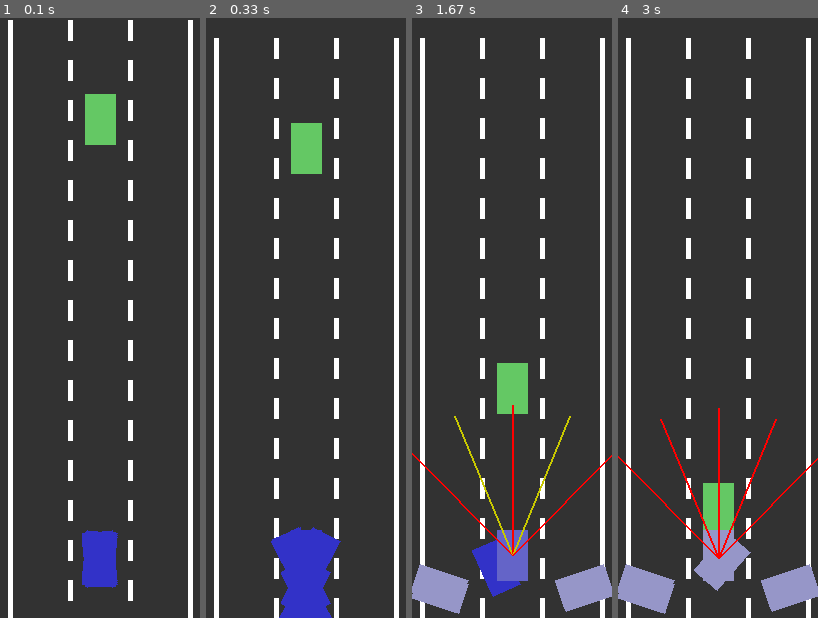
Above: before the commit, frames 1-4 (left to right).
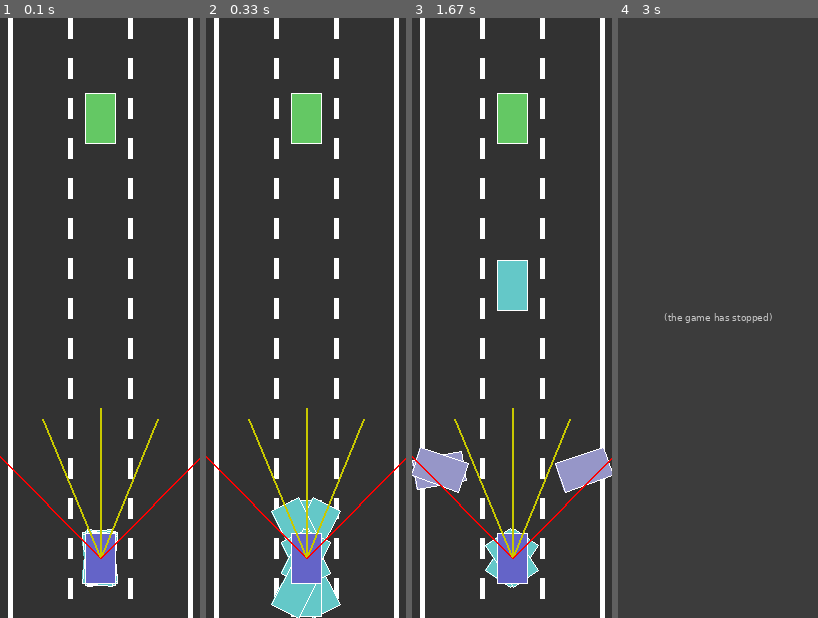
Above: after the commit, the same moments.

Repository: kc-raahi/self-driving-car-sim
Game: pygame game, started from car.py
Two runs of this game, one before a commit and one after it. Both use one fixed random seed, a clock stepped at 60 frames per second and the inputs below.
Inputs:
- Up to frame 1 (0.1 s): no input
- Up to frame 2 (0.33 s): no input
- Up to frame 3 (1.67 s): no input
- Up to frame 4 (3 s): no input

The runs differ from the first frame. In frame 1, 3.2% of the frame differs, in the area x 0-100%, y 0-98%; in frame 2, 12%; in frame 3, 17%, in the area x 0-100%, y 0-100%; in frame 4, 14%.
After the commit the program exited at 1.68 s; later frames show no game.

Commit message:
20230721 - fix the best car finder, drawing dead cars function

Diff:
--- a/car.py
+++ b/car.py
@@ -1,9 +1,11 @@
-from random import random
-
+import random
 import pygame
 import math
 
+from performance import dump, stop, start
+
 pygame.init()
+random.seed(10)
 
 CAR_SIZE_X = 30
 CAR_SIZE_Y = 50
@@ -18,7 +20,7 @@
 DASH_HEIGHT = 20
 DRIVER_COL = (100, 100, 200)
 DRIVER_DAMAGED_COL = (150, 150, 200)
-DRIVER_SECONDARY_COL = (50, 50, 200)
+DRIVER_SECONDARY_COL = (100, 200, 200)
 TRAFFIC_COL = (100, 200, 100)
 
 
@@ -27,9 +29,11 @@
 
 
 def get_ray_intersection(length, angle, my_driver, my_traffic):
+    sin_factor = math.sin(angle)
+    cos_factor = math.cos(angle)
     for i in range(length):
-        ray_point_x = my_driver.x - i * math.sin(angle)
-        ray_point_y = my_driver.y - i * math.cos(angle)
+        ray_point_x = my_driver.x - i * sin_factor
+        ray_point_y = my_driver.y - i * cos_factor
         if ray_point_x < 0 or ray_point_x > SCREEN_WIDTH:
             return ray_point_x, ray_point_y, i / length
         for car in my_traffic:
@@ -37,6 +41,63 @@
             y_check = car.y - CAR_SIZE_Y / 2 <= ray_point_y <= car.y + CAR_SIZE_Y / 2
             if x_check and y_check:
                 return ray_point_x, ray_point_y, i / length
+
+    return None
+
+
+
+
+def get_ray_intersection_new(length, angle, my_driver, my_traffic):
+    ray_start_pt = (my_driver.x, my_driver.y)
+    ray_end_pt = (my_driver.x - length * math.sin(angle), my_driver.y - length * math.cos(angle))
+    pt = None
+
+    # check surrounding traffic
+    for car in my_traffic:
+        # top left corner, rotate counterclockwise
+        pt1 = (car.x - CAR_SIZE_X / 2, car.y - CAR_SIZE_Y / 2)
+        pt2 = (car.x - CAR_SIZE_X / 2, car.y + CAR_SIZE_Y / 2)
+        pt3 = (car.x + CAR_SIZE_X / 2, car.y + CAR_SIZE_Y / 2)
+        pt4 = (car.x + CAR_SIZE_X / 2, car.y - CAR_SIZE_Y / 2)
+        d1 = math.sqrt(math.pow(pt1[0] - my_driver.x, 2) + math.pow(pt1[1] - my_driver.y, 2))
+        d2 = math.sqrt(math.pow(pt2[0] - my_driver.x, 2) + math.pow(pt2[1] - my_driver.y, 2))
+        d3 = math.sqrt(math.pow(pt3[0] - my_driver.x, 2) + math.pow(pt3[1] - my_driver.y, 2))
+        d4 = math.sqrt(math.pow(pt4[0] - my_driver.x, 2) + math.pow(pt4[1] - my_driver.y, 2))
+        theta1 = math.atan2(pt1[1] - my_driver.y, pt1[0] - my_driver.x)
+        theta2 = math.atan2(pt2[1] - my_driver.y, pt2[0] - my_driver.x)
+        theta3 = math.atan2(pt3[1] - my_driver.y, pt3[0] - my_driver.x)
+        theta4 = math.atan2(pt4[1] - my_driver.y, pt4[0] - my_driver.x)
+        angles = sorted([theta1, theta2, theta3, theta4])
+        ds = sorted([d1, d2, d3, d4])
+        if angles[0] <= angle <= angles[3] and ds[0] <= length:
+            x, y = 0, 0
+            if theta3 > angle >= 0:                             # right side of car
+                x = car.x + CAR_SIZE_X / 2
+                y = my_driver.y - x * math.tan(angle)
+            if angle >= theta3 and angle >= 0:                  # bottom of car
+                y = car.y + CAR_SIZE_Y / 2
+                x = my_driver.x - y * math.cos(angle) / math.sin(angle)
+            if theta2 <= angle < 0:                             # left side of car
+                x = car.x - CAR_SIZE_X / 2
+                y = my_driver.y - x * math.tan(angle)
+            if angle < theta2 and angle < 0:
+                y = car.y + CAR_SIZE_Y / 2
+                x = my_driver.x + y * math.cos(angle) / math.sin(angle)
+
+            return x, y, math.sqrt(math.pow(car.x - x, 2) + math.pow(car.y - y, 2)) / length
+
+    # check if ray intersects the sides
+    left_intersection = ray_end_pt[0] < 0
+    right_intersection = ray_end_pt[0] > SCREEN_WIDTH
+
+    if left_intersection:
+        y = my_driver.x * math.tan(angle)
+        return 0, my_driver.y - y, math.sqrt(math.pow(my_driver.x, 2) + math.pow(y, 2))
+
+    if right_intersection:
+        x = SCREEN_WIDTH - my_driver.x
+        y = x * math.tan(angle)
+        return SCREEN_WIDTH, my_driver.y - y, math.sqrt(math.pow(x, 2) + math.pow(y, 2))
 
     return None
 
@@ -174,7 +235,7 @@
         self.right = False
 
     def update_and_draw(self, my_road, my_screen):
-
+        start("a")
         if self.alive:
             if self.up:
                 self._accel()
@@ -190,7 +251,11 @@
             y = self.y - my_road.y
             self.get_polygon(y)
 
+        stop("a")
+
         col = (0, 0, 0)
+
+        start("b")
         if self.traffic:
             col = TRAFFIC_COL
         else:
@@ -202,17 +267,29 @@
             else:
                 col = DRIVER_DAMAGED_COL
 
+        start("b.1")
         pygame.draw.polygon(my_screen, col, self.corners)
+        pygame.draw.polygon(my_screen, (255, 255, 255), self.corners, width=1)
+        stop("b.1")
+        start("b.2")
         if not self.traffic:
+            start("b.2.3")
             self.sensors.update_and_draw(self.sensors.car, my_screen, my_road)
+            stop("b.2.3")
             offsets = []
             for i in range(self.sensors.num_rays):
+                start("get_ray_intersection")
                 intersection = get_ray_intersection(self.sensors.ray_len, self.sensors.ray_angles[i],
                                                     self.sensors.car, my_road.traffic)
+                stop("get_ray_intersection")
                 p = 0 if intersection is None else 1 - intersection[2]
                 offsets.append(p)
+            start("b.2.2")
             outputs = network_feed_fwd(self.brain, offsets)
+            stop("b.2.2")
             self.dirs = outputs
+        stop("b.2")
+        stop("b")
 
     def _accel(self):
         if self.speed > self.max_speed * -1:
@@ -337,10 +414,10 @@
 
         for weight in self.weights:
             for j in range(num_outputs):
-                weight.append(random() * 2 - 1)
+                weight.append(random.random() * 2 - 1)
 
         for i in range(num_outputs):
-            self.biases.append(random() * 2 - 1)
+            self.biases.append(random.random() * 2 - 1)
 
 
 class NeuralNetwork:
@@ -363,8 +440,11 @@
     road.traffic.append(t)
     run = True
     clock = pygame.time.Clock()
+    ct = 0
 
     while run:
+        start("run")
+        ct += 1
         clock.tick(60)
         screen.fill(ROAD_COL)
         main_driver = drivers[get_primary_car_index(drivers)]
@@ -372,21 +452,32 @@
         road.move_viewport(main_driver.y)
         road.draw(screen)
         t.update_and_draw(road, screen)
+        pci = get_primary_car_index(drivers)
         for i in range(len(drivers)):
             d = drivers[i]
-            if i == get_primary_car_index(drivers):
+            if i == pci:
                 d.primary = True
             else:
                 d.primary = False
+            start("update_and_draw")
             d.update_and_draw(road, screen)
+            stop("update_and_draw")
+            start("assess_damage")
             d.alive = d.assess_damage(road)
+            stop("assess_damage")
             d.up = d.dirs[0]
             d.left = d.dirs[1]
             d.right = d.dirs[2]
             d.down = d.dirs[3]
 
         main_driver.primary = False
-
+        start("update")
         pygame.display.update()
-
+        stop("update")
+        stop("run")
+        if ct > 100:
+            break
+
+
+    dump()
     pygame.quit()
--- /dev/null
+++ b/performance.py
@@ -0,0 +1,32 @@
+import time
+
+performance_map = {}
+temp_map = {}
+
+
+def start(id):
+    temp_map[id] = time.time()
+
+def stop(id):
+    v = time.time() - temp_map[id]
+    if id in performance_map:
+        performance_map[id] += v
+    else:
+        performance_map[id] = v
+
+
+def sort_dict_by_value(d):
+    x = {k: v for k, v in sorted(d.items(), key=lambda item: item[1], reverse=True)}
+    return x
+
+
+def dump():
+    print("dump")
+    for item in sort_dict_by_value(performance_map).items():
+        print(item[0], "=", item[1])
+
+
+if __name__ == "__main__":
+    x = {1: 2, 3: 4, 4: 3, 2: 1, 0: 0}
+    x = sort_dict_by_value(x)
+    print(x)
